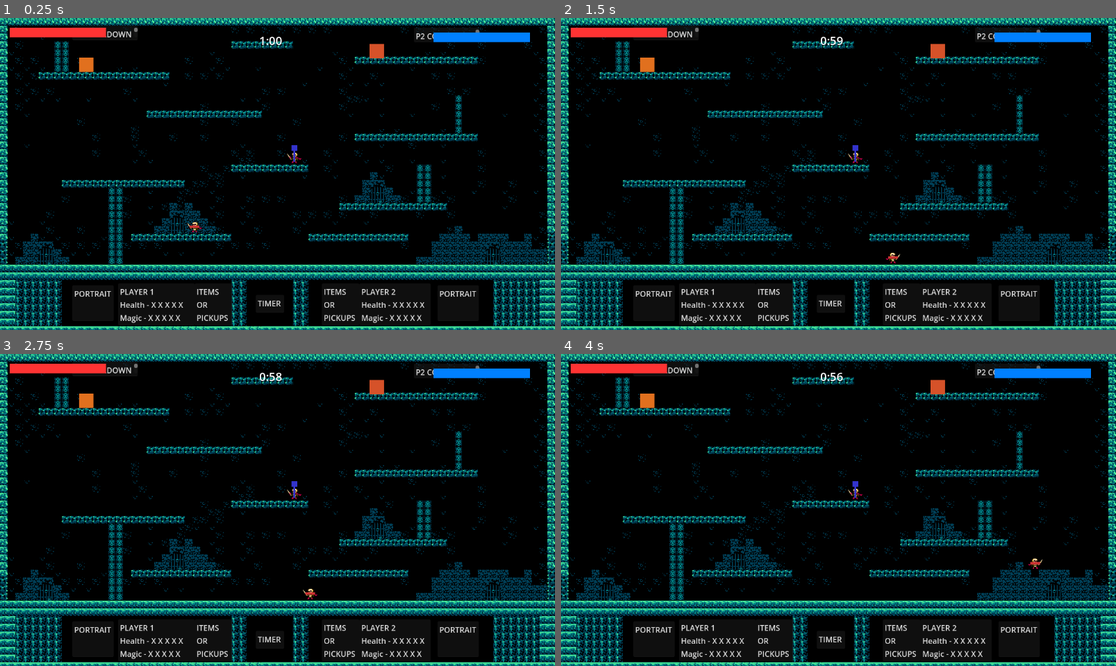
Above: before the commit, frames 1-4 (two rows, left to right).
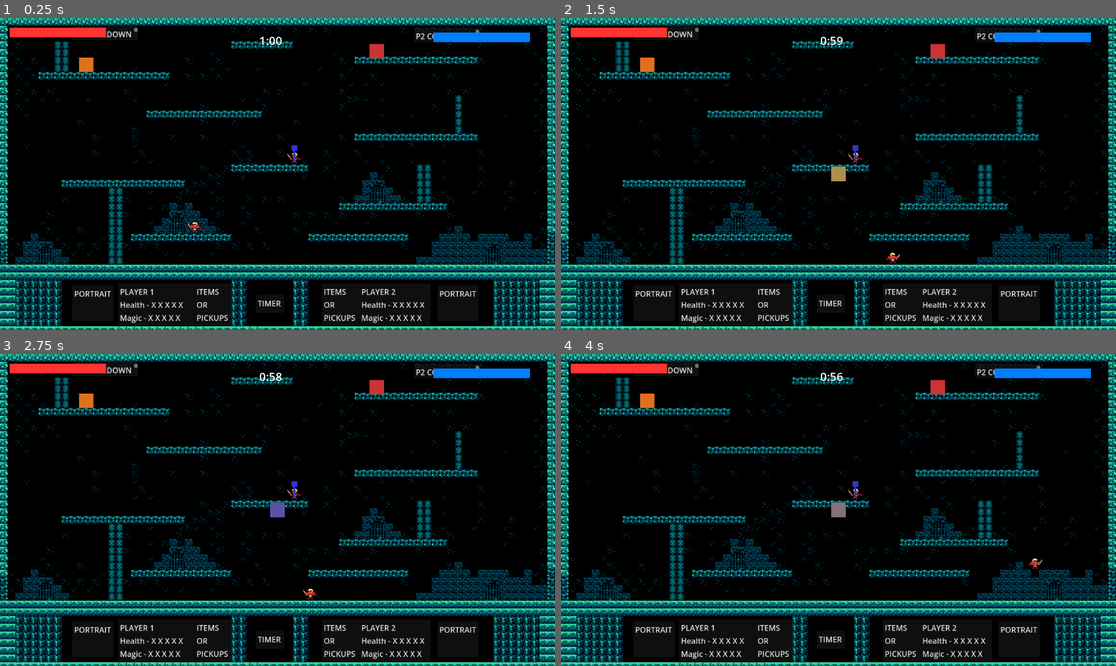
Above: after the commit, the same moments.

Repository: adam-j-s/dungeonsmash
Game: Godot game, scene res://scenes/battle_arena.tscn
The game is run twice, just before and just after one commit, with the same random seed, the same clock (stepped at 60 frames per second) and the same inputs. This scene is started directly instead of the project's main scene.
Inputs:
- Up to frame 1 (0.25 s): no input
- Up to frame 2 (1.5 s): tap Enter (ui_accept) at 0.5, 0.77 s; hold Right (ui_right) from 0.53 s (still down); tap 1 at 0.6 s; tap 2 at 0.8, 1.35 s
- Up to frame 3 (2.75 s): tap Enter (ui_accept) at 1.52 s; tap 3 at 1.55, 2.1 s; release Right (ui_right) at 2.03 s; hold Left (ui_left) from 2.03 s (still down); tap 4 at 2.3 s
- Up to frame 4 (4 s): tap Enter (ui_accept) at 2.75, 3.02, 3.77 s; release Left (ui_left) at 2.78 s; hold Right (ui_right) from 2.78 s (still down); tap 4 at 2.85 s; tap 5 at 3.05, 3.6 s; tap 6 at 3.8 s

The runs differ from the first frame. In frame 1, 0.1% of the frame differs, in the area x 66-70%, y 8-13%; in frame 2, 0.2%, in the area x 48-70%, y 8-53%; in frame 3, 0.2%; in frame 4, 0.2%.

Commit message:
Cleaned up weapon system. Now moving on to fixing all weapon behaviors

Diff:
--- a/data/weapons.csv
+++ b/data/weapons.csv
@@ -11,7 +11,7 @@
 gravity_bomb,Gravity Bomb,staff,projectile,12,0.6,500,65,35,300,1.8,3,,,0,0,1.2,1,0,0,80,gravity:gravity_factor=01.2;explosive:explosion_radius=80,Heavy bomb affected by gravity with explosion
 shotgun,Shotgun,sword,projectile,5,0.5,200,80,50,500,0.6,3,,,0,0,0,5,30,0,0,multishot:projectile_count=5;projectile_spread=30,Fires multiple projectiles in a spread
 multi_staff,Multi Staff,staff,projectile,6,0.7,250,65,35,250,3,2,,,0,0.5,0,3,15,0,0,multishot:projectile_count=3;projectile_spread=15;homing:homing_strength=0.3,Staff that fires three arcing projectiles
-piercing_lance,Piercing Lance,staff,projectile,15,0.5,600,50,25,600,0.7,3,,,0,0,0,1,0,3,0,piercing:piercing=3,Long projectile that pierces through multiple enemies
+piercing_lance,Piercing Lance,staff,projectile,15,0.5,600,50,25,800,0.7,3,,,0,0,0,1,0,3,0,piercing:piercing=3,Long projectile that pierces through multiple enemies
 plasma_ball,Plasma Ball,staff,projectile,8,0.6,300,60,35,350,1,3,,,0,0.2,0,1,0,0,60,homing:homing_strength=0.2;explosive:explosion_radius=60,Energy ball that explodes on impact
 sniper_bow,Sniper Bow,staff,projectile,20,0.3,400,100,20,800,0.5,4,,,0,0,0,1,0,2,0,piercing:piercing=2,High-damage piercing projectile with long range
 cluster_bomb,Cluster Bomb,staff,projectile,6,0.4,250,70,40,300,1.2,4,,,0,0,0.5,3,20,0,40,gravity:gravity_factor=0.5;multishot:projectile_count=3;projectile_spread=20;explosive:explosion_radius=40,Fires bombs that explode in a wide radius
--- a/scenes/battle_arena.tscn
+++ b/scenes/battle_arena.tscn
@@ -327,8 +327,7 @@
 
 [node name="WeaponPickup" parent="." instance=ExtResource("5_d25gh")]
 position = Vector2(782, 69)
-pickup_mode = 3
-specific_weapon_id = "bounce orb"
+specific_weapon_id = "piercing laser"
 weapon_type = "projectile"
 max_tier = 5
 
--- a/scripts/attack_styles/area_attack_style.gd
+++ b/scripts/attack_styles/area_attack_style.gd
@@ -133,6 +133,7 @@
 	timer.start()
 
 	return true
+
 # Helper function to create a timer
 func create_timer(parent_node, wait_time, target, method, binds = []):
 	var timer = Timer.new()
@@ -222,8 +223,15 @@
 func _on_area_hit(body):
 	# Get weapon and wielder references from metadata
 	var area_hitbox = body.get_parent()
-	var weapon_ref = area_hitbox.get_meta("weapon")
-	var wielder_ref = area_hitbox.get_meta("wielder")
+	var weapon_ref = null
+	var wielder_ref = null
+
+	#safely get metadata
+	if area_hitbox.has_meta("weapon"):
+			weapon_ref = area_hitbox.get_meta("weapon")
+
+	if area_hitbox.has_meta("wielder"):
+		wielder_ref = area_hitbox.get_meta("wielder")
 
 	if !weapon_ref or !wielder_ref or body == wielder_ref:
 		return  # Don't hit yourself or if missing references
--- a/scripts/battle_arena.gd
+++ b/scripts/battle_arena.gd
@@ -198,3 +198,53 @@
 		game_over_scene.set_winner(winner_text)
 	else:
 		print("WARNING: game_over_scene does not have set_winner method")
+
+# Add this to battle_arena.gd or your main scene script
+
+func _input(event):
+	# Only enable in debug builds
+	if OS.is_debug_build():
+		# Check for weapon spawn hotkeys
+		if event is InputEventKey and event.pressed:
+			var weapon_id = ""
+
+			# Number keys 1-9 for different weapons
+			match event.keycode:
+				KEY_1:
+					weapon_id = "sniper_bow"
+				KEY_2:
+					weapon_id = "laser_drill"
+				KEY_3:
+					weapon_id = "great_sword"
+				KEY_4:
+					weapon_id = "fire_staff"
+				KEY_5:
+					weapon_id = "piercing_lance"
+				KEY_6:
+					weapon_id = "wave_wand"
+				KEY_7:
+					weapon_id = "homing_orb"
+				KEY_8:
+					weapon_id = "bouncing_blade"
+				KEY_9:
+					weapon_id = "explosive_bomb"
+
+			# If a valid key was pressed, spawn that weapon
+			if weapon_id != "":
+				spawn_test_weapon(weapon_id)
+
+# Add this function to spawn a specific weapon
+func spawn_test_weapon(weapon_id):
+	# Create weapon pickup
+	var weapon_pickup = load("res://scenes/weapon_pickup.tscn").instantiate()
+
+	# Set the specific weapon ID
+	weapon_pickup.set_weapon_id(weapon_id)
+
+	# Position in center of screen or other visible location
+	weapon_pickup.position = Vector2(get_viewport_rect().size.x / 2, get_viewport_rect().size.y / 2)
+
+	# Add to scene
+	add_child(weapon_pickup)
+
+	print("TEST: Spawned " + weapon_id + " for testing")
--- a/scripts/behaviors/piercing_behavior.gd
+++ b/scripts/behaviors/piercing_behavior.gd
@@ -21,6 +21,7 @@
 	projectile.set_meta("piercing", piercing_count)
 	projectile.set_meta("original_damage", projectile.damage)
 	projectile.set_meta("hit_count", 0)
+	projectile.set_meta("cancel_destruction", false)
 
 	# Add blue tint to indicate piercing
 	projectile.modulate = Color(0.3, 0.5, 1.0)
@@ -37,6 +38,11 @@
 	# Get current hit count and piercing count
 	var hit_count = projectile.get_meta("hit_count", 0)
 	var remaining_pierces = projectile.get_meta("piercing", 0)
+
+	# Set knockback to 0 FIRST - before any damage is applied
+	# This is critical to prevent pushing
+	var original_knockback = projectile.knockback
+	projectile.knockback = 0
 
 	# Increment hit counter
 	hit_count += 1
@@ -57,12 +63,22 @@
 
 		# Set flag to prevent destruction
 		projectile.set_meta("cancel_destruction", true)
+		print("PIERCE DEBUG: Setting cancel_destruction=true, remaining=" + str(remaining_pierces))
+
+		# IMPROVED SOLUTION: Just push forward slightly
+		if typeof(projectile.direction) == TYPE_VECTOR2:
+			var push_distance = projectile.direction.normalized() * 15  # Less aggressive push
+			projectile.global_position += push_distance
+		else:
+			var dir_value = 1 if projectile.direction > 0 else -1
+			projectile.global_position.x += dir_value * 15
 
 		if DEBUG:
-			print("Canceling destruction, remaining pierces: ", remaining_pierces)
+			print("Moved projectile slightly forward to pass through target")
 	else:
 		# Allow destruction after last pierce
 		projectile.set_meta("cancel_destruction", false)
-
+		projectile.knockback = original_knockback  # Restore for final hit
+		print("PIERCE DEBUG: Setting cancel_destruction=false")
 		if DEBUG:
 			print("No more pierces, allowing destruction")
--- a/scripts/behaviors/wave_behavior.gd
+++ b/scripts/behaviors/wave_behavior.gd
@@ -41,7 +41,14 @@
 	projectile.set_meta("wave_elapsed_time", elapsed)
 
 	# Get original y position
-	var orig_y = projectile.get_meta("original_y", projectile.global_position.y)
+	var orig_y = 0.0
+	if projectile and is_instance_valid(projectile):
+		if projectile.has_meta("original_y"):
+			orig_y = projectile.get_meta("original_y")
+		else:
+			# If missing, store current position as original
+			orig_y = projectile.global_position.y
+			projectile.set_meta("original_y", orig_y)
 
 	# Calculate forward movement based on direction and speed
 	var move_delta = Vector2.ZERO
--- a/scripts/projectiles/homing_projectile.gd
+++ b/scripts/projectiles/homing_projectile.gd
@@ -74,21 +74,25 @@
 	# Determine enemy name based on wielder
 	var enemy_name = "Player2" if wielder_ref.name == "Player1" else "Player1"
 
-	# Method 1: Find by name
+	# Method 1: Find by name - IMPROVED to check current scene first
+	var scene = get_tree().current_scene
+	if scene.has_node(enemy_name):
+		return scene.get_node(enemy_name)
+
+	# Original Method 1: Try root if not found in current scene
 	var root = get_tree().get_root()
 	if root.has_node(enemy_name):
 		return root.get_node(enemy_name)
 
-	# Method 2: Find via group
+	# Method 2: Find via group with is_instance_valid check
 	var players = get_tree().get_nodes_in_group("players")
 	for player in players:
-		if player != wielder_ref:
+		if player != wielder_ref and is_instance_valid(player):
 			return player
 
-	# Method 3: Last resort - scan all CharacterBody2D nodes
-	var scene = get_tree().current_scene
+	# Method 3: Last resort - scan all CharacterBody2D nodes with validation
 	for node in scene.get_children():
-		if node is CharacterBody2D and node != wielder_ref:
+		if is_instance_valid(node) and node is CharacterBody2D and node != wielder_ref:
 			if node.name == "Player1" or node.name == "Player2":
 				return node
 
--- a/scripts/projectiles/projectile_base.gd
+++ b/scripts/projectiles/projectile_base.gd
@@ -58,6 +58,14 @@
 		on_lifetime_end()
 		return
 
+		# ADD THIS CODE: Special handling for piercing projectiles passing through targets
+	if get_meta("handling_own_movement", false):
+		var move_delta = velocity * delta
+		global_position += move_delta
+
+		# Skip the rest of normal processing
+		return
+
 	# Allow behaviors to handle processing
 	var handled_by_behavior = process_behaviors(delta)
 
@@ -66,7 +74,6 @@
 		# Use the new calculation method instead of _handle_movement
 		_calculate_movement(delta)
 
-# Physics process - handles actual movement and collisions
 # Physics process - handles actual movement and collisions
 func _physics_process(delta):
 	# Debug behavior processing
@@ -119,9 +126,6 @@
 		_handle_hit(collider)
 
 # Handle hit
-
-# Add this simplified _handle_hit method to your projectile_base.gd
-
 func _handle_hit(target):
 	# Skip if already hit or invalid target
 	if target == null or target in hit_targets:
@@ -139,6 +143,12 @@
 		else:
 			hit_dir = Vector2(float(direction), 0).normalized()
 
+		# CHANGE: Check piercing before applying damage to set knockback to 0
+		var should_pierce = get_meta("cancel_destruction", false)
+		if should_pierce:
+			# Set knockback to 0 for piercing weapons
+			knockback = 0
+
 		# Apply the damage
 		target.take_damage(damage, hit_dir, knockback)
 
@@ -153,14 +163,28 @@
 
 	# Check if we should cancel destruction (for piercing)
 	var should_pierce = get_meta("cancel_destruction", false)
+	print("PROJECTILE DEBUG: should_pierce=" + str(should_pierce) + ", target=" + target.name)
 
 	# Only destroy if not piercing
 	if !should_pierce:
+		print("PROJECTILE DEBUG: Destroying projectile")
 		destroy()
 	else:
+		print("PROJECTILE DEBUG: Piercing through target")
+
+		# IMPORTANT ADDITION: Move the projectile forward
+		# This is the key part that will make it pass through
+		if typeof(direction) == TYPE_VECTOR2:
+			# Calculate sufficient distance to clear collision
+			var escape_distance = direction.normalized() * 30
+			global_position += escape_distance
+		else:
+			# Handle scalar direction
+			var dir_value = 1 if direction > 0 else -1
+			global_position.x += dir_value * 30
+
 		if DEBUG:
 			print("Piercing through target")
-
 # Called when lifetime ends
 func on_lifetime_end():
 	# Default behavior - destroy when lifetime ends
@@ -185,12 +209,11 @@
 
 # Clean destruction with effects
 func destroy():
+	print("PROJECTILE DEBUG: destroy() called")
 	# Clean up signals directly here instead of in a separate method
-	cleanup_signals
-
+	cleanup_signals()
 	# Notify behaviors about destruction
 	notify_behaviors_on_destroyed()
-
 	# Queue free after all effects are done
 	queue_free()
 
@@ -292,7 +315,7 @@
 # Notify behaviors that projectile hit an enemy
 func notify_behaviors_on_hit(target):
 	for behavior in behaviors:
-		if behavior.has_method("on_projectile_hit"):
+		if behavior != null and behavior.has_method("on_projectile_hit"):
 			behavior.on_projectile_hit(self, target)
 
 # Notify behaviors that projectile is being destroyed
Not shown, added: saved scripts/# minimal_explosive_behavior.gd - S.txt
Not shown, added: saved scripts/# minimal_gravity_behavior.gd - Sim.txt
Not shown, added: saved scripts/Original_ExplosiveBehavior.txt
Not shown, added: saved scripts/Original_GravityBehavior.txt
Not shown, changed: SD_WorkLog.xlsx
